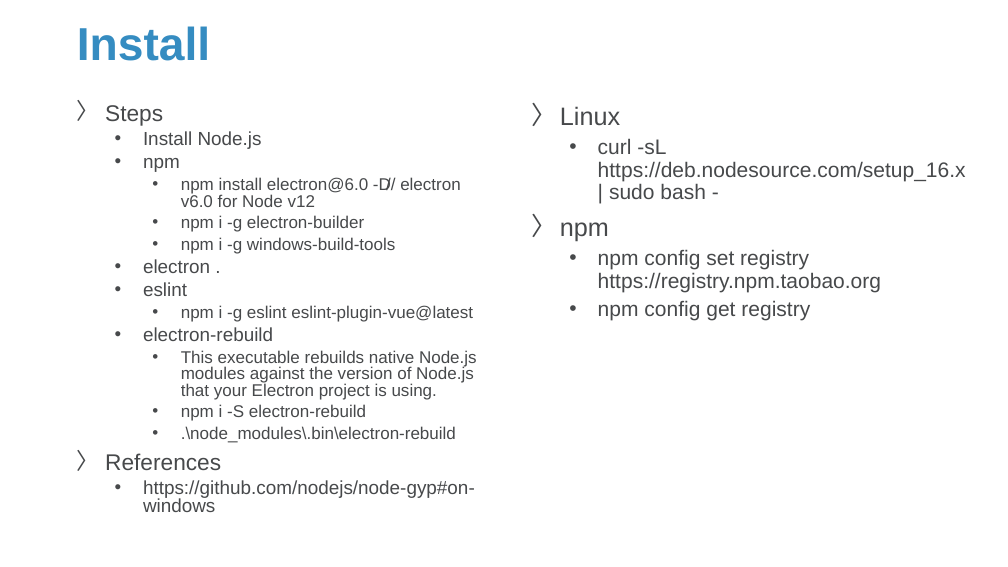
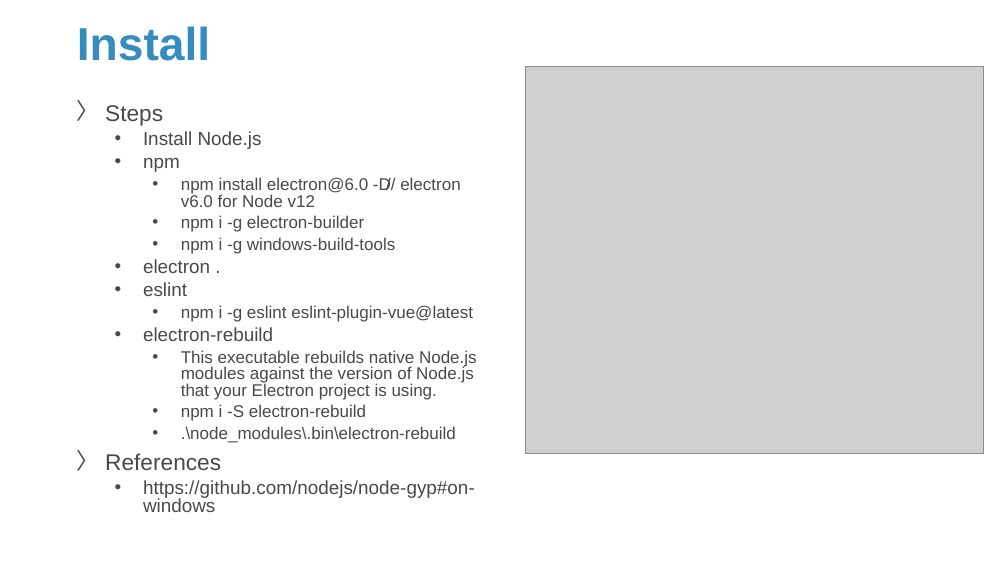
Before and after one commit to Sparks-Lu/TechNotes, a slide deck: slide 5 of Web/Electron-Notes.pptx. Drawn at 1008x567 pixels with LibreOffice and Linux fonts; fonts in the diff are those of the drawing; grey boxes stand for pictures; background and template pictures are left out. Boxes give left, top, right and bottom in pixels: in the first picture for what was removed or moved away, otherwise in the second. Text is boxed around its words. In the diff, an @@ line names an element or a change of style, - is before the commit and + after.

```diff
--- a/Web/Electron-Notes.pptx
+++ b/Web/Electron-Notes.pptx
@@ picture added at (x1=526, y1=67, x2=984, y2=454) @@
@@ text removed at (x1=560, y1=106, x2=966, y2=320) @@
-〉 Linux
-  • curl -sL https://deb.nodesource.com/setup_16.x | sudo bash -
-〉 npm
-  • npm config set registry https://registry.npm.taobao.org
-  • npm config get registry
```
Also in this commit, not shown: 4 other slides changed, 1 slide added, 2 slides removed, 22 other files.
